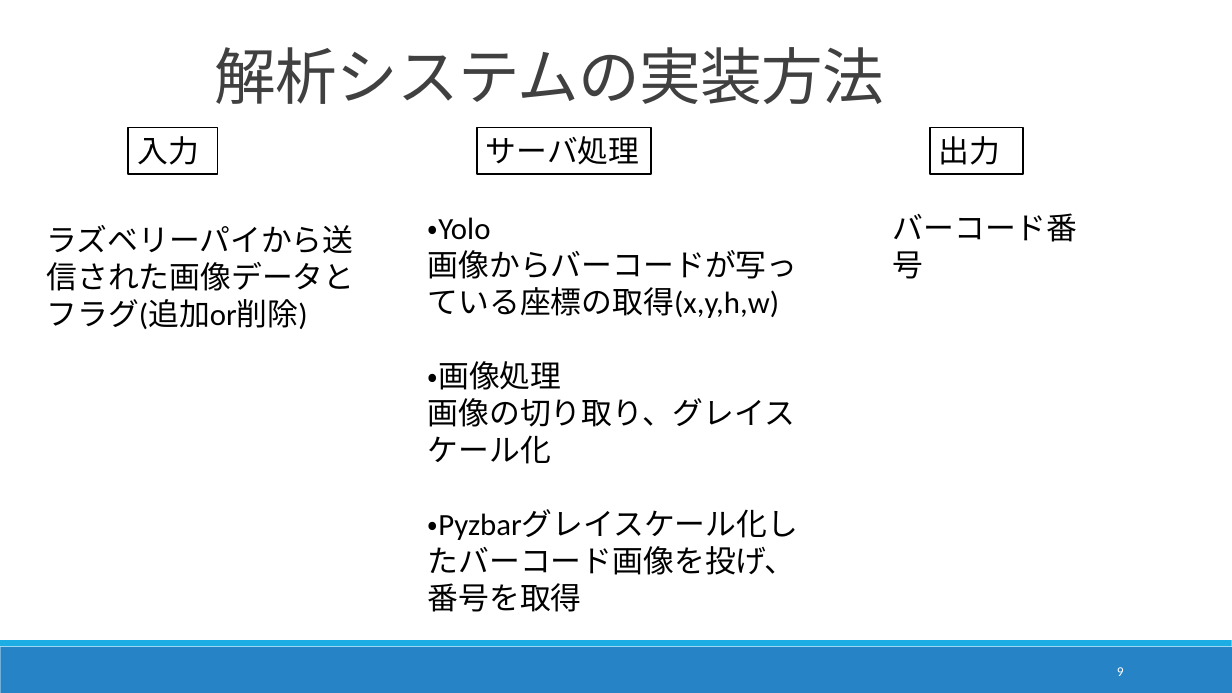
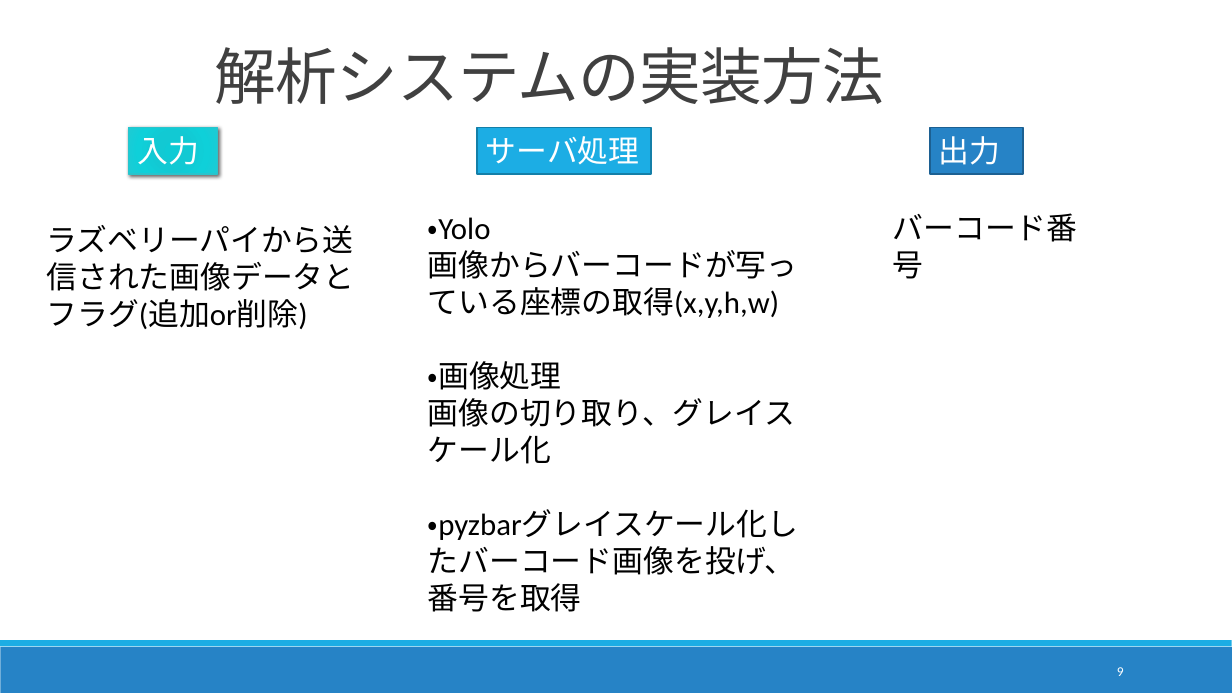
Before and after one commit to DJ956/YoloBarcodeReader, a slide deck: slide 9 of プレゼン/中間報告_danbara.pptx. Drawn at 1232x693 pixels with LibreOffice and Linux fonts; fonts in the diff are those of the drawing. Boxes give left, top, right and bottom in pixels: in the first picture for what was removed or moved away, otherwise in the second. Text is boxed around its words. In the diff, an @@ line names an element or a change of style, - is before the commit and + after.

```diff
--- a/プレゼン/中間報告_danbara.pptx
+++ b/プレゼン/中間報告_danbara.pptx
@@ rectangle "入力" at [128,128,218,174]: text colour #000000 to #FFFFFF; fill #FFFFFF to gradient #0ECBD5 to #12CAD3 to #0FD0DA to #20CBD4; outline #000000 1.25 pt to #28C4CC 1 pt; shadow on @@
@@ rectangle "サーバ処理" at [477,128,651,174]: text colour #000000 to #FFFFFF; fill #FFFFFF to #1CADE4; outline #000000 1.25 pt to #1580A9 1.25 pt @@
@@ rectangle "出力" at [930,128,1023,174]: text colour #000000 to #FFFFFF; fill #FFFFFF to #2683C6; outline #000000 1.25 pt to #1C6192 1.25 pt @@
@@ text at [428,509,798,612]: text changed @@
-・Pyzbarグレイスケール化したバーコード画像を投げ、番号を取得
+・pyzbarグレイスケール化したバーコード画像を投げ、番号を取得
```
Also in this commit, not shown: 5 other slides changed, 1 slide added, 2 slides removed, 1 other file.
